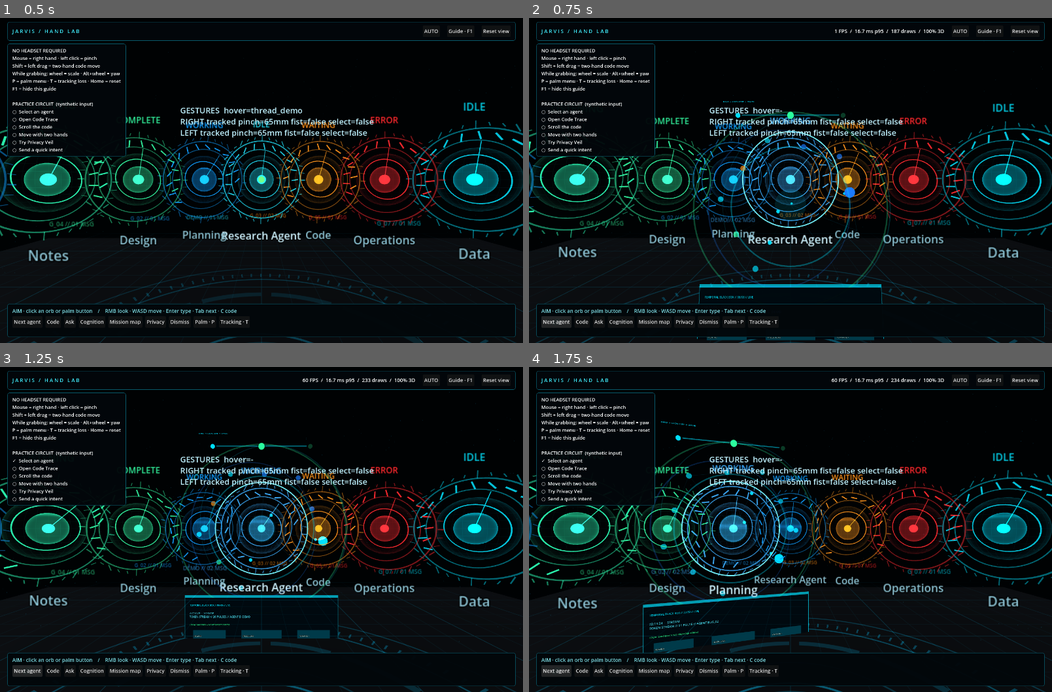
Above: before the commit, frames 1-4 (two rows, left to right).
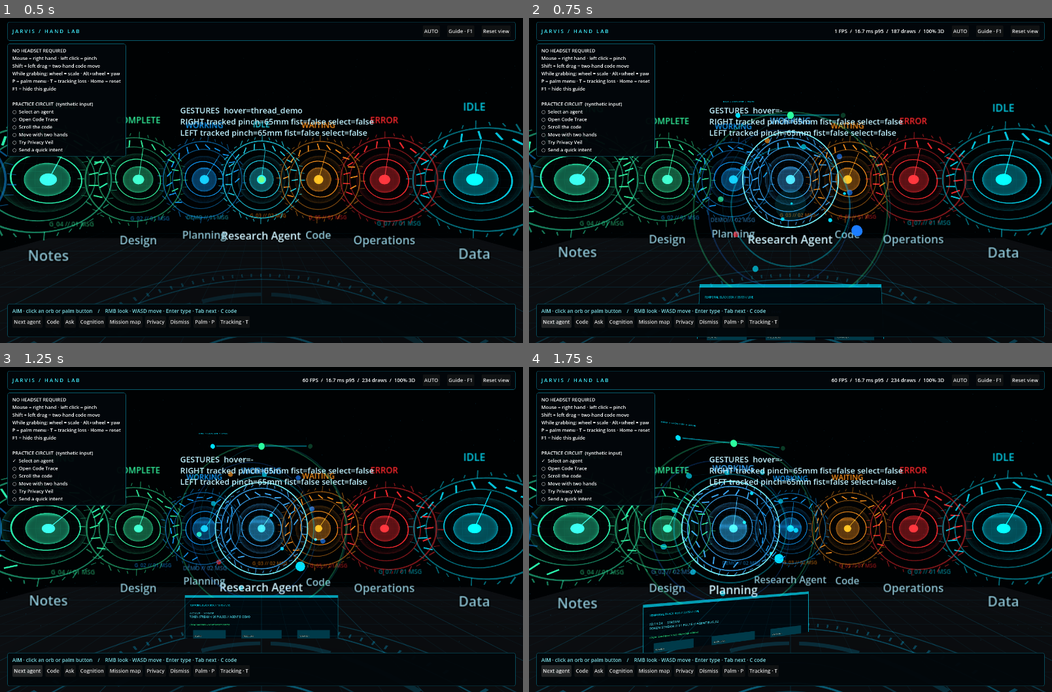
Above: after the commit, the same moments.

Repository: boarrr/JarvisXR
Game: Godot game, scene res://scenes/app/main.tscn
Two runs of this game, one before a commit and one after it. Both use one fixed random seed, a clock stepped at 60 frames per second and the inputs below.
Inputs:
- Up to frame 1 (0.5 s): no input
- Up to frame 2 (0.75 s): click "Next agent" at 0.5 s
- Up to frame 3 (1.25 s): no input
- Up to frame 4 (1.75 s): click "Next agent" at 1.25 s

Frame 1 is identical in both runs. In frame 2, 0.2% of the frame differs, in the area x 36-64%, y 36-87%; in frame 3, 0.2%; in frame 4, less than 0.1%.

Commit message:
Show build version and live update status on the palm panel; inject version at export; bump to 0.4.29

Diff:
--- a/client-godot/autoload/app_state.gd
+++ b/client-godot/autoload/app_state.gd
@@ -9,6 +9,7 @@
 signal listening_state_changed(value: String)
 signal transcript_changed(value: String)
 signal ui_mode_changed(value: String)
+signal update_banner_changed(value: String)
 signal text_input_active_changed(value: bool)
 signal approval_requested(request: Dictionary)
 signal approval_resolved(approval_id: String)
@@ -80,6 +81,14 @@
 		transcript_changed.emit(value)
 
 var palm_console_open := false
+var update_banner := ""
+
+
+func set_update_banner(value: String) -> void:
+	if update_banner == value:
+		return
+	update_banner = value
+	update_banner_changed.emit(value)
 var ui_mode: String = "desktop":
 	set(value):
 		if ui_mode == value:
--- a/client-godot/project.godot
+++ b/client-godot/project.godot
@@ -11,6 +11,7 @@
 [application]
 
 config/name="Spatial Agent XR"
+config/version="0.4.28"
 run/main_scene="res://scenes/app/main.tscn"
 config/features=PackedStringArray("4.7", "Mobile")
 config/icon="res://icon.svg"
--- a/client-godot/scenes/hud/palm_console.gd
+++ b/client-godot/scenes/hud/palm_console.gd
@@ -100,6 +100,7 @@
 	AppState.connection_state_changed.connect(_refresh_telemetry)
 	AppState.provider_identity_changed.connect(_on_provider_identity_changed)
 	AppState.listening_state_changed.connect(_refresh_telemetry)
+	AppState.update_banner_changed.connect(_refresh_telemetry)
 	AppState.focused_thread_changed.connect(_on_state_changed)
 	AppState.thread_updated.connect(_on_thread_updated)
 	AppState.orb_layout_changed.connect(_on_layout_changed)
@@ -650,8 +651,11 @@
 
 func _refresh_telemetry(_unused: Variant = null) -> void:
 	var link := AppState.connection_state.to_upper()
-	var speech := "MIC %s" % AppState.listening_state.to_upper()
-	_status_label.text = "LINK %s  //  %s" % [link, speech]
+	var build := str(ProjectSettings.get_setting("application/config/version", "dev"))
+	if AppState.update_banner.is_empty():
+		_status_label.text = "LINK %s  //  BUILD %s" % [link, build]
+	else:
+		_status_label.text = "%s  //  BUILD %s" % [AppState.update_banner.to_upper(), build]
 	_provider_label.text = "%s  //  %s" % [
 		AppState.provider_name.to_upper(),
 		AppState.model_name.to_upper(),
--- a/client-godot/services/updater_service.gd
+++ b/client-godot/services/updater_service.gd
@@ -22,7 +22,7 @@
 
 @export var backend_bridge_path: NodePath = ^"../BackendBridge"
 @export var chunk_bytes: int = 524288
-@export var auto_check: bool = false
+@export var auto_check: bool = true
 @export var auto_install: bool = false
 
 var _bridge: Node = null
@@ -86,6 +86,7 @@
 	# fall back to the in-app PackageInstaller path if no adb device is attached.
 	print("[UPDATER] request_update via daemon adb; connection=%s" % AppState.connection_state)
 	_install_requested = true
+	AppState.set_update_banner("Requesting update...")
 	_apply_via_daemon()
 
 
@@ -168,8 +169,11 @@
 			])
 			if str(_manifest.get("sha256", "")) == installed and not installed.is_empty():
 				update_up_to_date.emit(str(_manifest.get("version", "")))
+				AppState.set_update_banner("")
 				_install_requested = false
 				return
+			if not _install_requested:
+				AppState.set_update_banner("Update available - pinch UPDATE")
 			update_available.emit(
 				str(_manifest.get("version", "")),
 				str(_manifest.get("sha256", "")),
@@ -185,6 +189,7 @@
 			_downloading = false
 			# Record the applied build so the next launch is not treated as stale.
 			_write_installed_sha(str(_manifest.get("sha256", "")))
+			AppState.set_update_banner("Updated - relaunching")
 			install_launched.emit(str(payload.get("version", "")))
 			EventBus.debug_message.emit("Updated via daemon · relaunching")
 		"update.fallback":
@@ -255,6 +260,7 @@
 	if success and message == "installed":
 		_write_installed_sha(str(_manifest.get("sha256", "")))
 	if not success:
+		AppState.set_update_banner("Update failed")
 		update_failed.emit(message)
 
 
Not shown, changed: client-godot/export_presets.cfg
Not shown, changed: scripts/quest.sh
